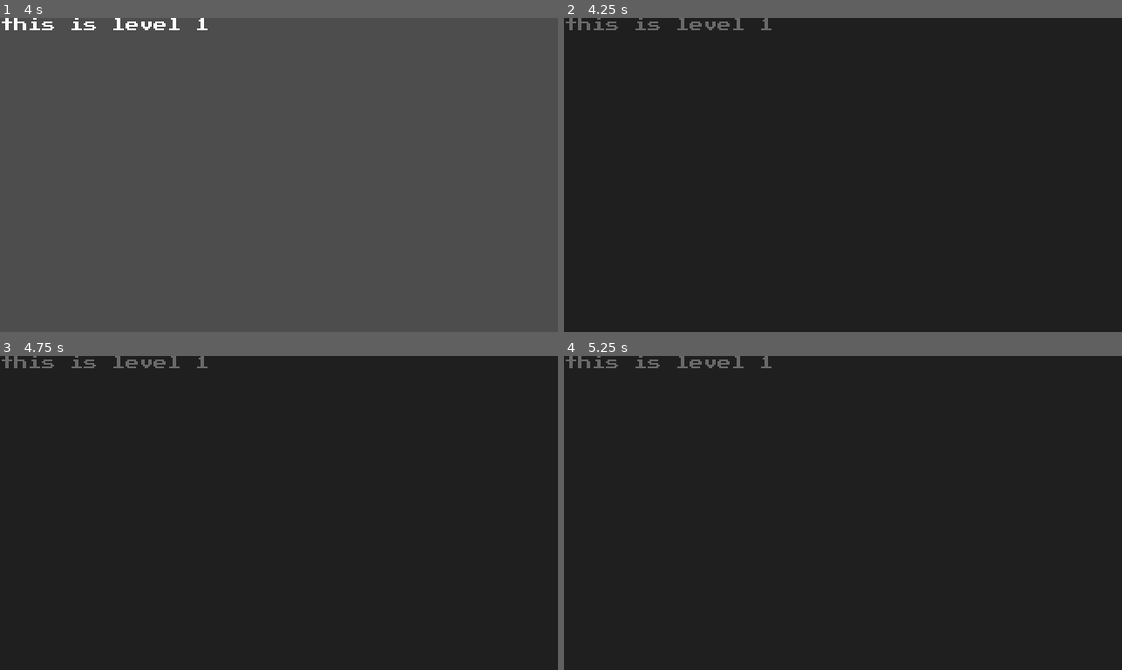
Above: before the commit, frames 1-4 (two rows, left to right).
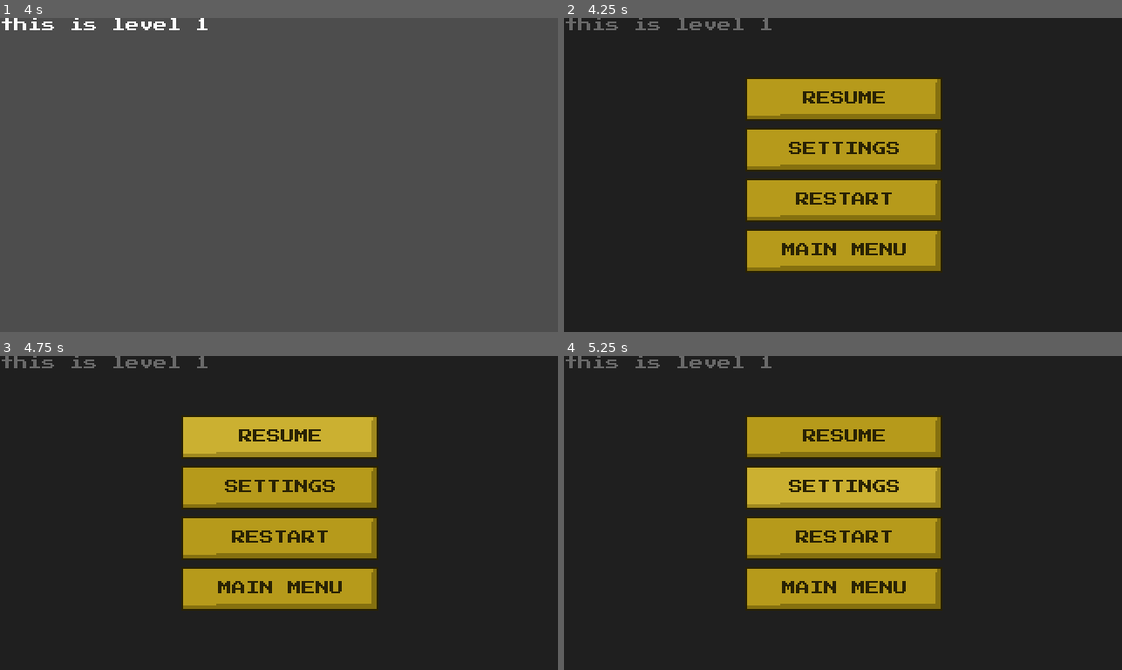
Above: after the commit, the same moments.

Repository: estftor/gwc_project2026
Game: Godot game, scene res://Scenes/level_1.tscn
Same seed, same stepped clock (60 frames per second), same inputs: the game is played once before the commit and once after it. This scene is started directly instead of the project's main scene.
Inputs (mouse positions are in pixels of both pictures, inside the frame that each line leads up to):
- Up to frame 1 (4 s): tap Enter at 0.5, 2, 3.5 s; tap Space at 1.25, 2.75 s
- Up to frame 2 (4.25 s): tap Escape (ui_cancel) at 4.15 s
- Up to frame 3 (4.75 s): click (279, 437) at 4.25 s, where only the run after the commit has a clickable "RESUME"
- Up to frame 4 (5.25 s): click (843, 487) at 5 s, where only the run after the commit has a clickable "SETTINGS"

Frame 1 is identical in both runs. In frame 2, 20% of the frame differs, in the area x 32-68%, y 18-82%; in frame 3, 20%; in frame 4, 20%.

Commit message:
Add pause menu buttons

Diff:
--- a/ucfparking/Scenes/pause_menu.tscn
+++ b/ucfparking/Scenes/pause_menu.tscn
@@ -1,6 +1,20 @@
 [gd_scene format=3 uid="uid://dfqniulhhxati"]
 
 [ext_resource type="Script" uid="uid://cvynp1wb6o8oy" path="res://Scripts/pause_menu.gd" id="1_emv3i"]
+[ext_resource type="Texture2D" uid="uid://cffq3514bkory" path="res://Assets/UI/start menu buttons.png" id="2_1och7"]
+[ext_resource type="FontFile" uid="uid://warafq12toru" path="res://Assets/Fonts/PressStart2P-Regular.ttf" id="3_bpi0q"]
+
+[sub_resource type="AtlasTexture" id="AtlasTexture_vmyb1"]
+atlas = ExtResource("2_1och7")
+region = Rect2(2, 3, 113, 25)
+
+[sub_resource type="AtlasTexture" id="AtlasTexture_myy0f"]
+atlas = ExtResource("2_1och7")
+region = Rect2(2, 29, 113, 25)
+
+[sub_resource type="AtlasTexture" id="AtlasTexture_sjs17"]
+atlas = ExtResource("2_1och7")
+region = Rect2(2, 55, 113, 25)
 
 [node name="PauseMenu" type="CanvasLayer" unique_id=1632151657]
 process_mode = 3
@@ -13,3 +27,126 @@
 grow_horizontal = 2
 grow_vertical = 2
 color = Color(0, 0, 0, 0.5882353)
+
+[node name="Buttons" type="VBoxContainer" parent="." unique_id=1534246607]
+anchors_preset = 8
+anchor_left = 0.5
+anchor_top = 0.5
+anchor_right = 0.5
+anchor_bottom = 0.5
+offset_left = -20.0
+offset_top = -20.0
+offset_right = 20.0
+offset_bottom = 20.0
+grow_horizontal = 2
+grow_vertical = 2
+scale = Vector2(2, 2)
+pivot_offset = Vector2(56, 56)
+
+[node name="Resume Button" type="TextureButton" parent="Buttons" unique_id=2124143145]
+layout_mode = 2
+size_flags_horizontal = 4
+texture_normal = SubResource("AtlasTexture_vmyb1")
+texture_pressed = SubResource("AtlasTexture_myy0f")
+texture_hover = SubResource("AtlasTexture_sjs17")
+
+[node name="Button Label" type="Label" parent="Buttons/Resume Button" unique_id=1708972612]
+layout_mode = 1
+anchors_preset = 8
+anchor_left = 0.5
+anchor_top = 0.5
+anchor_right = 0.5
+anchor_bottom = 0.5
+offset_left = -20.0
+offset_top = -11.5
+offset_right = 20.0
+offset_bottom = 11.5
+grow_horizontal = 2
+grow_vertical = 2
+theme_override_colors/font_color = Color(0.16078432, 0.13333334, 0.015686275, 1)
+theme_override_fonts/font = ExtResource("3_bpi0q")
+theme_override_font_sizes/font_size = 8
+text = "RESUME"
+horizontal_alignment = 1
+vertical_alignment = 1
+
+[node name="Settings Button" type="TextureButton" parent="Buttons" unique_id=1847345177]
+layout_mode = 2
+size_flags_horizontal = 4
+texture_normal = SubResource("AtlasTexture_vmyb1")
+texture_pressed = SubResource("AtlasTexture_myy0f")
+texture_hover = SubResource("AtlasTexture_sjs17")
+
+[node name="Button Label" type="Label" parent="Buttons/Settings Button" unique_id=1197335152]
+layout_mode = 1
+anchors_preset = 8
+anchor_left = 0.5
+anchor_top = 0.5
+anchor_right = 0.5
+anchor_bottom = 0.5
+offset_left = -20.0
+offset_top = -11.5
+offset_right = 20.0
+offset_bottom = 11.5
+grow_horizontal = 2
+grow_vertical = 2
+theme_override_colors/font_color = Color(0.16078432, 0.13333334, 0.015686275, 1)
+theme_override_fonts/font = ExtResource("3_bpi0q")
+theme_override_font_sizes/font_size = 8
+text = "SETTINGS"
+horizontal_alignment = 1
+vertical_alignment = 1
+
+[node name="Restart Button" type="TextureButton" parent="Buttons" unique_id=387181042]
+layout_mode = 2
+size_flags_horizontal = 4
+texture_normal = SubResource("AtlasTexture_vmyb1")
+texture_pressed = SubResource("AtlasTexture_myy0f")
+texture_hover = SubResource("AtlasTexture_sjs17")
+
+[node name="Button Label" type="Label" parent="Buttons/Restart Button" unique_id=461116434]
+layout_mode = 1
+anchors_preset = 8
+anchor_left = 0.5
+anchor_top = 0.5
+anchor_right = 0.5
+anchor_bottom = 0.5
+offset_left = -20.0
+offset_top = -11.5
+offset_right = 20.0
+offset_bottom = 11.5
+grow_horizontal = 2
+grow_vertical = 2
+theme_override_colors/font_color = Color(0.16078432, 0.13333334, 0.015686275, 1)
+theme_override_fonts/font = ExtResource("3_bpi0q")
+theme_override_font_sizes/font_size = 8
+text = "RESTART"
+horizontal_alignment = 1
+vertical_alignment = 1
+
+[node name="Main Menu Button" type="TextureButton" parent="Buttons" unique_id=2074843734]
+layout_mode = 2
+size_flags_horizontal = 4
+texture_normal = SubResource("AtlasTexture_vmyb1")
+texture_pressed = SubResource("AtlasTexture_myy0f")
+texture_hover = SubResource("AtlasTexture_sjs17")
+
+[node name="Button Label" type="Label" parent="Buttons/Main Menu Button" unique_id=355163669]
+layout_mode = 1
+anchors_preset = 8
+anchor_left = 0.5
+anchor_top = 0.5
+anchor_right = 0.5
+anchor_bottom = 0.5
+offset_left = -20.0
+offset_top = -11.5
+offset_right = 20.0
+offset_bottom = 11.5
+grow_horizontal = 2
+grow_vertical = 2
+theme_override_colors/font_color = Color(0.16078432, 0.13333334, 0.015686275, 1)
+theme_override_fonts/font = ExtResource("3_bpi0q")
+theme_override_font_sizes/font_size = 8
+text = "MAIN MENU"
+horizontal_alignment = 1
+vertical_alignment = 1
